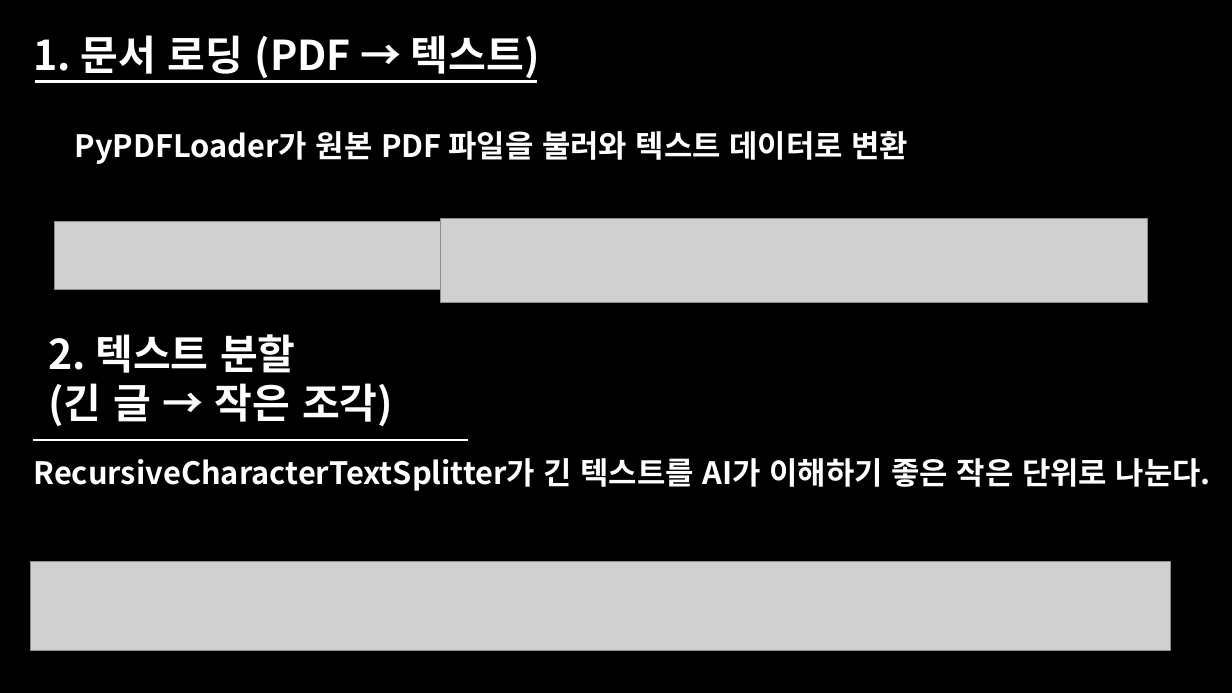
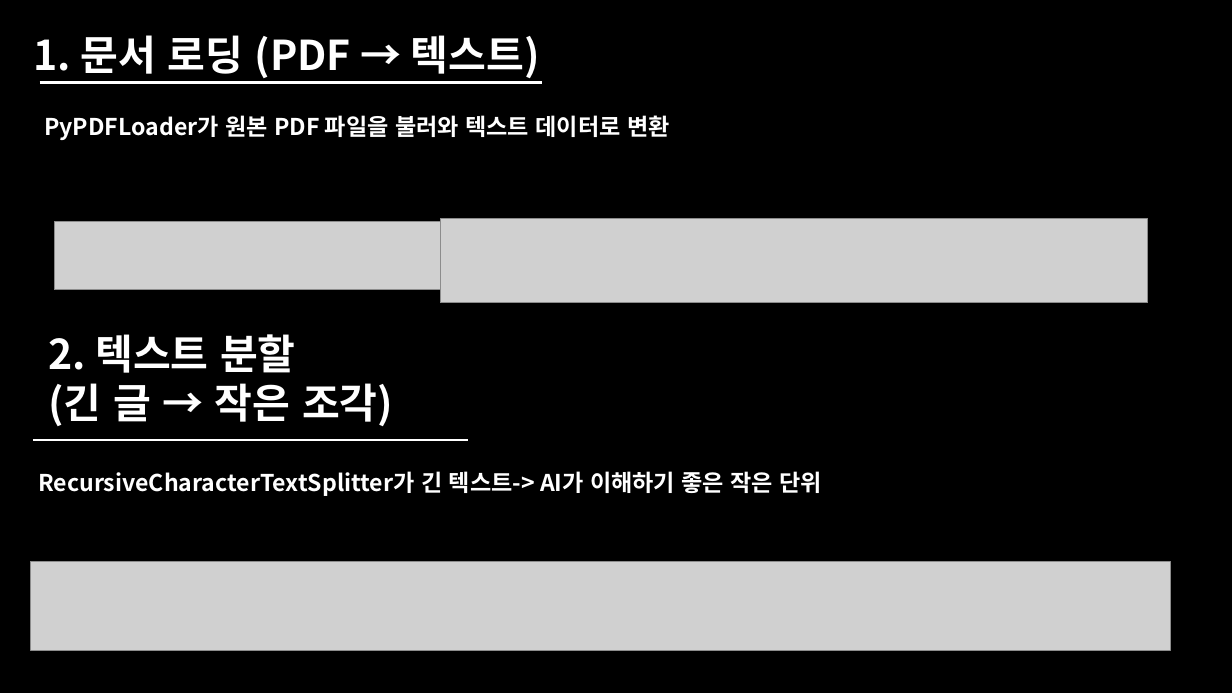
Before and after one commit to MINGYU-1/oboe_album_rag_project, a slide deck: slide 34 of 오보에 최종프로젝트 발표.pptx (slide 31 before the commit). Drawn at 1232x693 pixels with LibreOffice and Linux fonts; fonts in the diff are those of the drawing; grey boxes stand for pictures. Boxes give left, top, right and bottom in pixels: in the first picture for what was removed or moved away, otherwise in the second. Text is boxed around its words. In the diff, an @@ line names an element or a change of style, - is before the commit and + after.

```diff
--- a/오보에 최종프로젝트 발표.pptx
+++ b/오보에 최종프로젝트 발표.pptx
@@ line moved from (35, 81) - (537, 81) to (40, 82) - (542, 82) @@
@@ text "PyPDFLoader가 원본 PDF 파일을 불러와 ...": place and size @@
-text "PyPDFLoader가 원본 PDF 파일을 불러와 ..." at bbox=[75, 131, 909, 164]
+text "PyPDFLoader가 원본 PDF 파일을 불러와 ..." at bbox=[44, 115, 670, 140]
@@ text "PyPDFLoader가 원본 PDF 파일을 불러와 ..." at bbox=[44, 115, 670, 140]: size 24 to 18 pt @@
@@ text at bbox=[38, 471, 823, 496]: text changed; size 24 to 18 pt @@
-RecursiveCharacterTextSplitter가 긴 텍스트를 AI가 이해하기 좋은 작은 단위로 나눈다.
+RecursiveCharacterTextSplitter가 긴 텍스트-> AI가 이해하기 좋은 작은 단위
```
Also in this commit, not shown: 12 other slides changed, 40 slides added, 2 slides removed, 9 other files.
